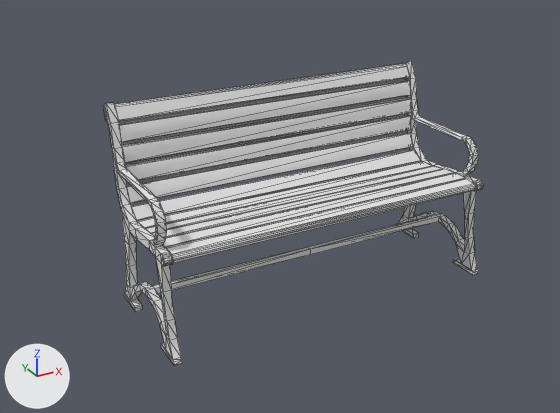
What one commit did to the glTF model AwedJob/GLB/park_bench_vinyl_iron_01.glb.
The view is the same before and after, from a camera (50 mm lens) standing at (-1.54, -2.55, 1.69) and looking at (-0.11, 0.05, 0.38). Arrows for +X, +Y and +Z are at lower left; the lights stay in place. Mesh edges are drawn as thin lines. Vertices at the same position are counted once.

Names of what the first picture shows: 'park_bench_obj'.
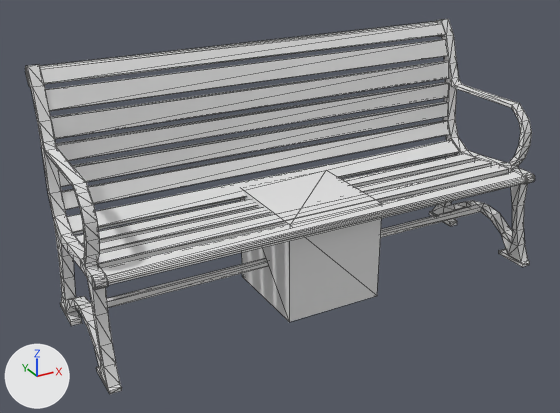
Changed parts and their boxes [x1, y1, x2, y2] in the pictures (560 x 413 px; the box of a moved part takes in the faces that stretch with it):
'park_bench_obj', reshaped, rescaled (34% wider, 23% taller)
    before: [103, 61, 483, 365]
    after: [25, 19, 535, 394]
'SitHeightMesh.001', added
    after: [241, 172, 382, 322]
part 1 of me_park_bench_mesh, moved or reshaped
    before: [115, 63, 410, 121]
    after: [40, 21, 445, 85]
part 2 of me_park_bench_mesh, moved or reshaped
    before: [166, 179, 477, 263]
    after: [101, 171, 527, 285]
part 3 of me_park_bench_mesh, moved or reshaped
    before: [164, 173, 465, 248]
    after: [98, 164, 509, 268]
part 4 of me_park_bench_mesh, moved or reshaped
    before: [145, 166, 441, 233]
    after: [84, 160, 491, 253]
part 5 of me_park_bench_mesh, moved or reshaped
    before: [138, 162, 431, 228]
    after: [75, 154, 475, 246]
part 6 of me_park_bench_mesh, moved or reshaped
    before: [132, 150, 421, 222]
    after: [67, 140, 459, 235]
part 7 of me_park_bench_mesh, moved or reshaped
    before: [127, 133, 413, 203]
    after: [61, 120, 450, 210]
part 8 of me_park_bench_mesh, moved or reshaped
    before: [126, 115, 411, 183]
    after: [59, 101, 448, 187]
part 9 of me_park_bench_mesh, moved or reshaped
    before: [122, 98, 411, 163]
    after: [56, 82, 449, 161]
part 10 of me_park_bench_mesh, moved or reshaped
    before: [119, 80, 411, 142]
    after: [50, 61, 449, 139]
part 11 of me_park_bench_mesh, moved or reshaped
    before: [103, 61, 483, 365]
    after: [25, 19, 535, 394]

Patch to the scene script:
```diff
--- a/AwedJob/GLB/park_bench_vinyl_iron_01.glb.py
+++ b/AwedJob/GLB/park_bench_vinyl_iron_01.glb.py
@@ me_park_bench_mesh @@
 # used by ob_park_bench_obj; location = (0.0, 0.0, 0.0); scale = (0.461, 1.16, 0.282)
-me_park_bench_mesh.from_pydata(...)  # 512 vertices, 894 faces; spans x -1.59..1.59, y -0.23..0.3, z 0.0..3.01
+me_park_bench_mesh.from_pydata(...)  # 512 vertices, 894 faces; spans x -0.99..0.99, y -0.32..0.43, z 0.0..1.01
+# me_park_bench_mesh part 1: the loose piece of 16 vertices spanning x -1.52..1.52, y 0.24..0.28, z 2.75..2.99 is scaled about its middle by (0.625, 1.35, 0.282), then moved by (0.0, 0.11, -1.9)
+# me_park_bench_mesh part 2: the loose piece of 16 vertices spanning x -1.52..1.52, y -0.2..-0.14, z 1.42..1.52 is scaled about the mesh origin by (0.625, 1.35, 0.282)
+# me_park_bench_mesh part 3: the loose piece of 12 vertices spanning x -1.52..1.52, y -0.14..-0.08, z 1.45..1.53 is scaled about its middle by (0.625, 1.35, 0.281), then moved by (0.0, -0.02, -1.07)
+# me_park_bench_mesh part 4: the loose piece of 12 vertices spanning x -1.52..1.52, y -0.01..0.06, z 1.38..1.5 is scaled about its middle by (0.625, 1.35, 0.282), then moved by (0.0, -0.04, -1.03)
+# me_park_bench_mesh part 5: the loose piece of 12 vertices spanning x -1.52..1.52, y 0.06..0.12, z 1.38..1.46 is scaled about its middle by (0.625, 1.35, 0.281), then moved by (0.0, 0.0, -1.02)
+# me_park_bench_mesh part 6: the loose piece of 12 vertices spanning x -1.52..1.52, y 0.13..0.19, z 1.39..1.59 is scaled about its middle by (0.625, 1.3, 0.31), then moved by (0.0, 0.05, -1.07)
+# me_park_bench_mesh part 7: the loose piece of 12 vertices spanning x -1.52..1.52, y 0.19..0.23, z 1.6..1.86 is scaled about its middle by (0.625, 1.25, 0.288), then moved by (0.0, 0.07, -1.23)
+# me_park_bench_mesh part 8: the loose piece of 12 vertices spanning x -1.52..1.52, y 0.21..0.23, z 1.9..2.15 is scaled about its middle by (0.625, 1.32, 0.283), then moved by (0.0, 0.07, -1.43)
+# me_park_bench_mesh part 9: the loose piece of 12 vertices spanning x -1.52..1.52, y 0.22..0.24, z 2.19..2.44 is scaled about its middle by (0.625, 1.37, 0.281), then moved by (0.0, 0.07, -1.63)
+# me_park_bench_mesh part 10: the loose piece of 12 vertices spanning x -1.52..1.52, y 0.22..0.25, z 2.47..2.73 is scaled about its middle by (0.625, 1.28, 0.334), then moved by (0.0, 0.07, -1.82)
+# me_park_bench_mesh part 11: 384 of 512 vertices moved; they spanned x -1.59..1.59, y -0.23..0.3, z 0.0..3.01 and now span x -0.99..0.99, y -0.32..0.43, z 0.0..1.01; mean shift (0.0, 0.01, -0.88); largest move (1.59, 0.27, 3.01) -> (0.99, 0.38, 1.01)
@@ me_sitheightmesh_001 @@
+me_sitheightmesh_001.from_pydata(...)  # a box spanning x -0.215..0.215, y -0.215..0.215, z 0.0..0.43
@@ ob_park_bench_obj @@
 ob_park_bench_obj.location = (0.0, 0.0, 0.0)
-ob_park_bench_obj.scale = (0.461, 1.16, 0.282)
@@ ob_sitheightmesh_001 @@
+ob_sitheightmesh_001 = bpy.data.objects.new('SitHeightMesh.001', me_sitheightmesh_001)
+ob_sitheightmesh_001.location = (0.0, 0.0, 0.0)
```
